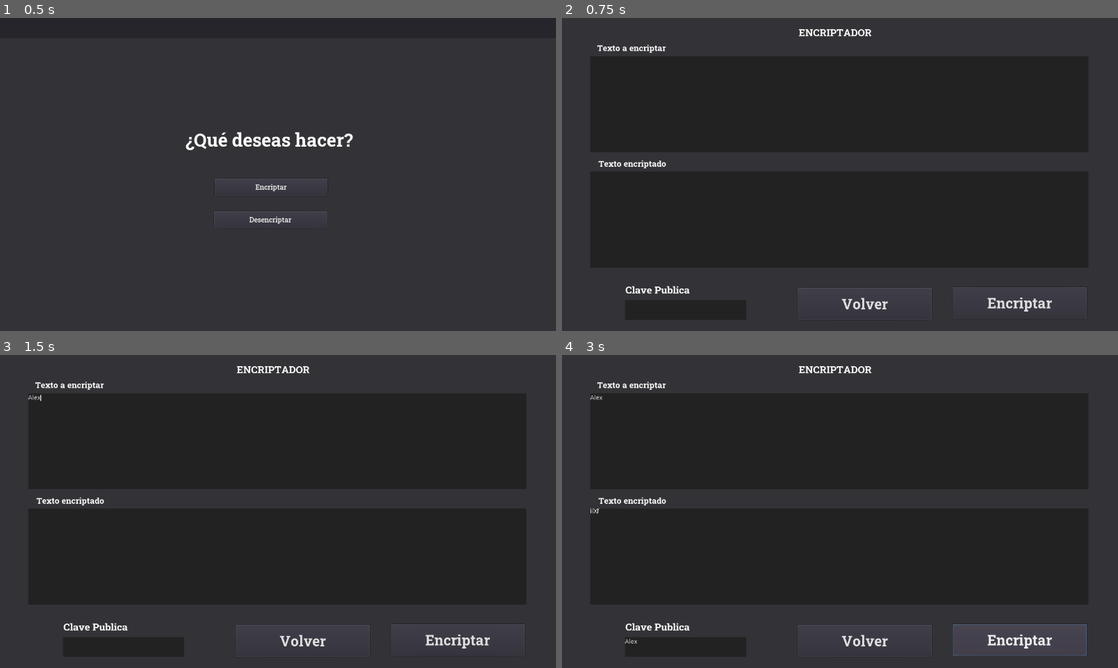
Above: before the commit, frames 1-4 (two rows, left to right).
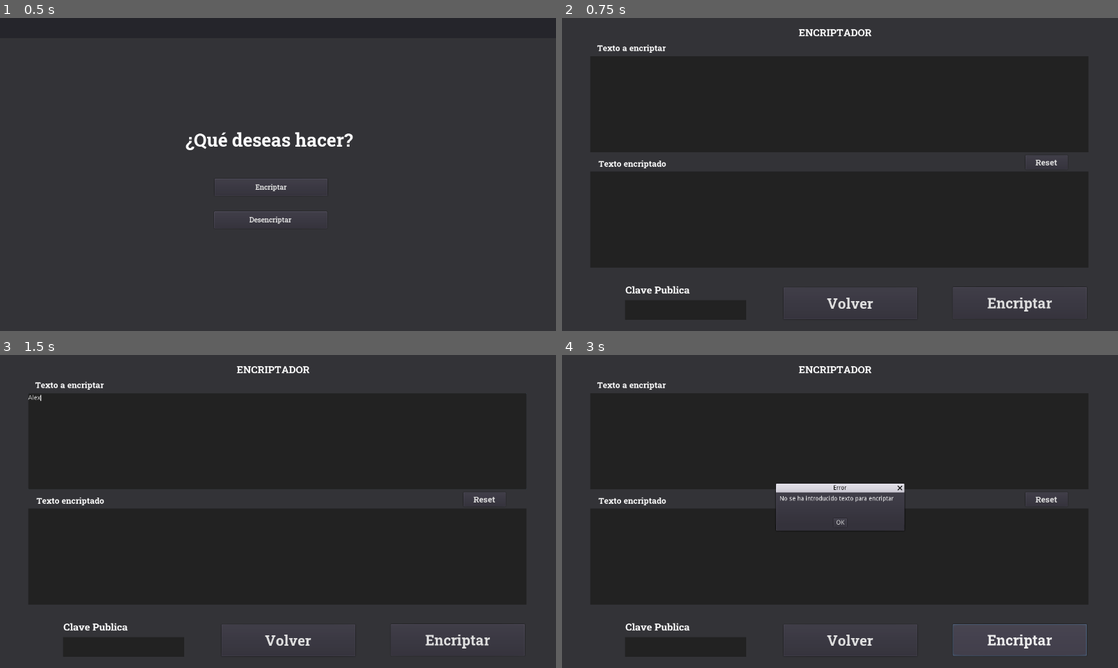
Above: after the commit, the same moments.

Repository: GuillermoHS/RepoPrueba
Game: Godot game, scene res://inicio.tscn
Same seed, same stepped clock (60 frames per second), same inputs: the game is played once before the commit and once after it.
Inputs (mouse positions are in pixels of both pictures, inside the frame that each line leads up to):
- Up to frame 1 (0.5 s): no input
- Up to frame 2 (0.75 s): click "Encriptar" at 0.5 s
- Up to frame 3 (1.5 s): click (278, 442) at 1.27 s; type "Alex" at 1.35 s
- Up to frame 4 (3 s): click (684, 646) at 1.5 s; type "Alex" at 1.58 s; click (1045, 498) at 2 s, where only the run after the commit has a clickable "Reset"; click "Encriptar" at 2.75 s

Frame 1 is identical in both runs. In frame 2, 0.3% of the frame differs, in the area x 39-90%, y 44-97%; in frame 3, 0.3%; in frame 4, 2.8%, in the area x 5-90%, y 12-97%.

Commit message:
Botones reset

Diff:
--- /dev/null
+++ b/Button.gd
@@ -0,0 +1,6 @@
+extends Button
+
+func _on_ButtonEN_pressed():
+	$TextoAdesencriptar.text = ""
+	$TextoDesencriptado.text = ""
+	$ClaveP.text = ""
--- a/Desencriptador.gd
+++ b/Desencriptador.gd
@@ -7,3 +7,9 @@
 # Funcion para volver a la escena de inicio
 func _on_Volver_pressed():
 	get_tree().change_scene("res://Inicio.tscn")
+
+
+func _on_ButtonDES_pressed():
+	$TexoAdesencriptar.text = ""
+	$TextoDesencriptado.text = ""
+	$ClaveP.text = ""
--- a/Desencriptador.tscn
+++ b/Desencriptador.tscn
@@ -19,6 +19,10 @@
 
 [sub_resource type="DynamicFont" id=5]
 size = 33
+font_data = ExtResource( 1 )
+
+[sub_resource type="DynamicFont" id=6]
+size = 19
 font_data = ExtResource( 1 )
 
 [node name="CanvasLayer" type="CanvasLayer"]
@@ -58,7 +62,7 @@
 "_edit_use_anchors_": false
 }
 
-[node name="TextEdit 1" type="TextEdit" parent="."]
+[node name="TexoAdesencriptar" type="TextEdit" parent="."]
 anchor_right = 1.0
 anchor_bottom = 1.0
 margin_left = 64.7411
@@ -71,7 +75,7 @@
 "_edit_use_anchors_": false
 }
 
-[node name="RichTextLabel2" type="RichTextLabel" parent="."]
+[node name="TextoDesencriptado" type="RichTextLabel" parent="."]
 anchor_right = 1.0
 anchor_bottom = 1.0
 margin_left = 65.4892
@@ -84,7 +88,7 @@
 "_edit_use_anchors_": false
 }
 
-[node name="TextEdit" type="TextEdit" parent="."]
+[node name="ClaveP" type="TextEdit" parent="."]
 anchor_right = 1.0
 anchor_bottom = 1.0
 margin_left = 145.212
@@ -100,9 +104,9 @@
 
 [node name="ColorRect" type="ColorRect" parent="ParallaxBackground"]
 margin_left = -16.4417
-margin_top = -17.6946
+margin_top = -14.3705
 margin_right = 1305.56
-margin_bottom = 755.305
+margin_bottom = 758.629
 color = Color( 0.203922, 0.203922, 0.219608, 1 )
 __meta__ = {
 "_edit_use_anchors_": false
@@ -168,4 +172,16 @@
 __meta__ = {
 "_edit_use_anchors_": false
 }
+
+[node name="ButtonDES" type="Button" parent="."]
+margin_left = 1047.34
+margin_top = 316.568
+margin_right = 1145.34
+margin_bottom = 348.568
+custom_fonts/font = SubResource( 6 )
+text = "Reset"
+__meta__ = {
+"_edit_use_anchors_": false
+}
 [connection signal="pressed" from="Volver" to="." method="_on_Volver_pressed"]
+[connection signal="pressed" from="ButtonDES" to="." method="_on_ButtonDES_pressed"]
--- a/Encriptador.gd
+++ b/Encriptador.gd
@@ -45,3 +45,9 @@
 	for c in range(0,textoArray.size()):
 		textoEncriptado += textoArray[c]
 	$textoencriptado.text =  textoEncriptado
+
+
+func _on_ButtonEN_pressed():
+	$textoaencriptar.text = ""
+	$textoencriptado.text = ""
+	$TextEdit.text = ""
--- a/Encriptador.tscn
+++ b/Encriptador.tscn
@@ -1,7 +1,8 @@
-[gd_scene load_steps=8 format=2]
+[gd_scene load_steps=10 format=2]
 
 [ext_resource path="res://Fuentes/static/RobotoSlab-Bold.ttf" type="DynamicFontData" id=1]
 [ext_resource path="res://Encriptador.gd" type="Script" id=2]
+[ext_resource path="res://Button.gd" type="Script" id=3]
 
 [sub_resource type="DynamicFont" id=1]
 size = 23
@@ -19,6 +20,10 @@
 
 [sub_resource type="DynamicFont" id=5]
 size = 33
+font_data = ExtResource( 1 )
+
+[sub_resource type="DynamicFont" id=6]
+size = 19
 font_data = ExtResource( 1 )
 
 [node name="CanvasLayer" type="CanvasLayer"]
@@ -99,10 +104,10 @@
 [node name="ParallaxBackground" type="ParallaxBackground" parent="."]
 
 [node name="ColorRect" type="ColorRect" parent="ParallaxBackground"]
-margin_left = -16.4417
-margin_top = -19.1088
-margin_right = 1305.56
-margin_bottom = 753.891
+margin_left = -8.68547
+margin_top = -12.4606
+margin_right = 1313.32
+margin_bottom = 760.539
 color = Color( 0.203922, 0.203922, 0.219608, 1 )
 __meta__ = {
 "_edit_use_anchors_": false
@@ -136,10 +141,10 @@
 [node name="Volver" type="Button" parent="."]
 anchor_right = 1.0
 anchor_bottom = 1.0
-margin_left = 543.18
-margin_top = 621.46
-margin_right = -428.82
-margin_bottom = -25.5397
+margin_left = 509.939
+margin_top = 620.352
+margin_right = -462.061
+margin_bottom = -26.6477
 custom_fonts/font = SubResource( 5 )
 text = "Volver"
 __meta__ = {
@@ -168,5 +173,18 @@
 margin_right = 147.5
 margin_bottom = 44.0
 window_title = "Error"
+
+[node name="ButtonEN" type="Button" parent="."]
+margin_left = 1067.25
+margin_top = 316.163
+margin_right = 1164.25
+margin_bottom = 348.163
+custom_fonts/font = SubResource( 6 )
+text = "Reset"
+script = ExtResource( 3 )
+__meta__ = {
+"_edit_use_anchors_": false
+}
 [connection signal="pressed" from="Boton Encriptar" to="." method="_on_Boton_Encriptar_pressed"]
 [connection signal="pressed" from="Volver" to="." method="_on_Volver_pressed"]
+[connection signal="pressed" from="ButtonEN" to="." method="_on_ButtonEN_pressed"]
Not shown: 1 places in Desencriptador.tscn that only renumber resources
